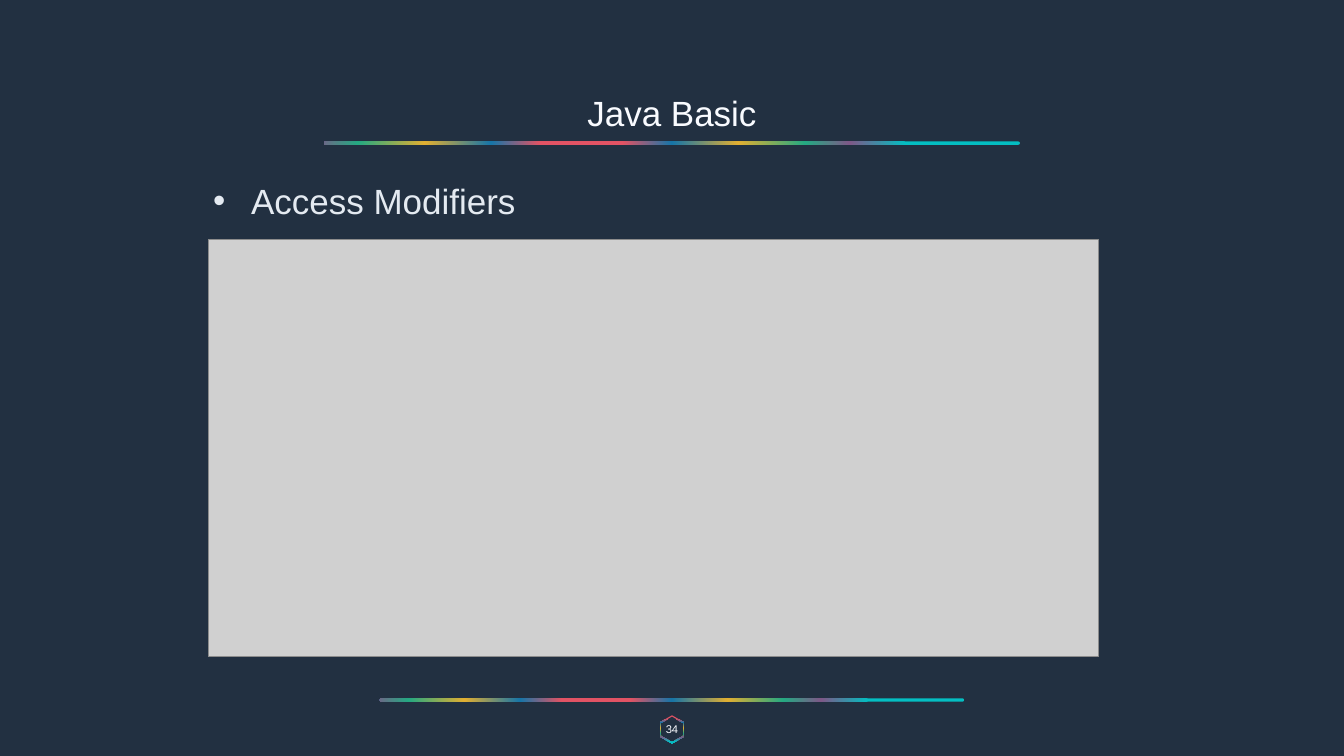
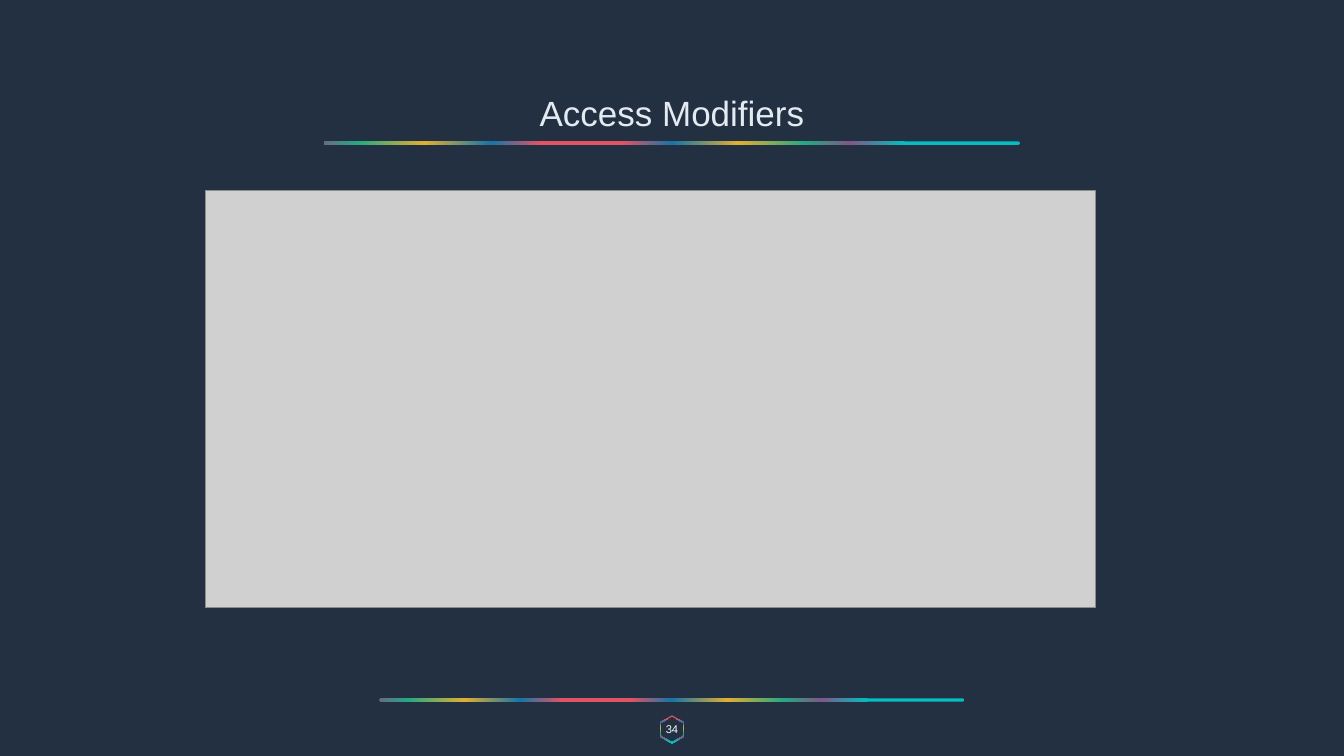
Before and after one commit to overtureLLC/java-spring-material, a slide deck: slide 34 of Warmup/warmup.pptx. Drawn at 1344x756 pixels with LibreOffice and Linux fonts; fonts in the diff are those of the drawing; grey boxes stand for pictures. Boxes give left, top, right and bottom in pixels: in the first picture for what was removed or moved away, otherwise in the second. Text is boxed around its words. In the diff, an @@ line names an element or a change of style, - is before the commit and + after.

```diff
--- a/Warmup/warmup.pptx
+++ b/Warmup/warmup.pptx
@@ text at (x1=540, y1=100, x2=804, y2=127): text changed; text colour #F9FBFF to #E4EAF1 @@
-Java Basic
+Access Modifiers
@@ picture moved from (x1=208, y1=239, x2=1099, y2=657) to (x1=205, y1=190, x2=1096, y2=608) @@
@@ text removed at (x1=251, y1=188, x2=516, y2=215) @@
-• Access Modifiers
```
Also in this commit, not shown: 15 other slides changed.
